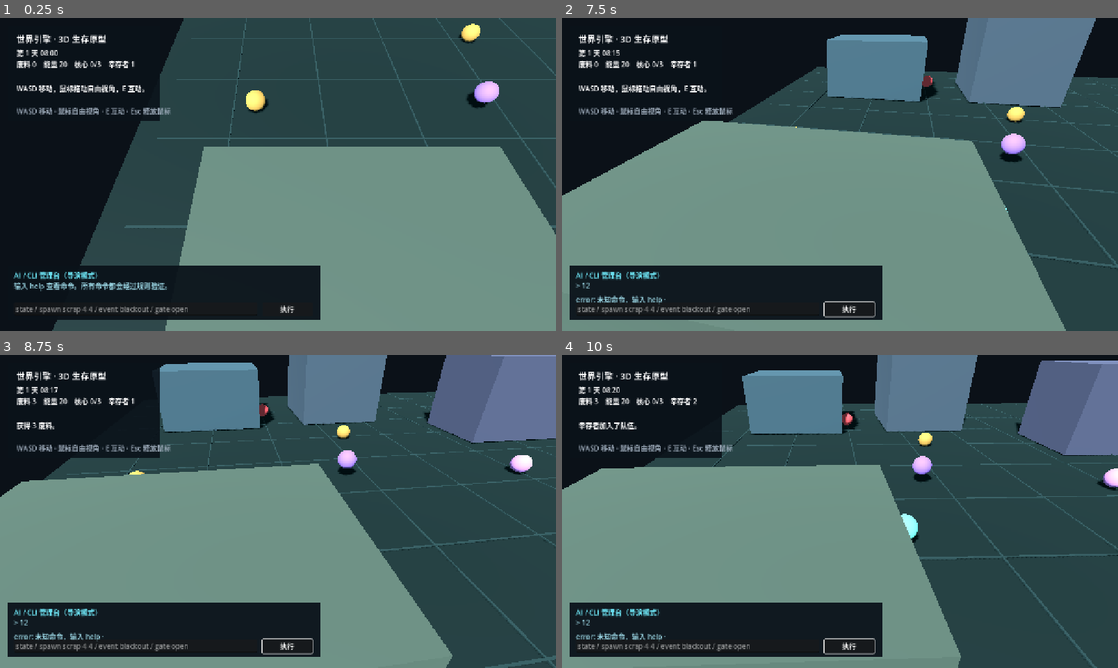
Above: before the commit, frames 1-4 (two rows, left to right).
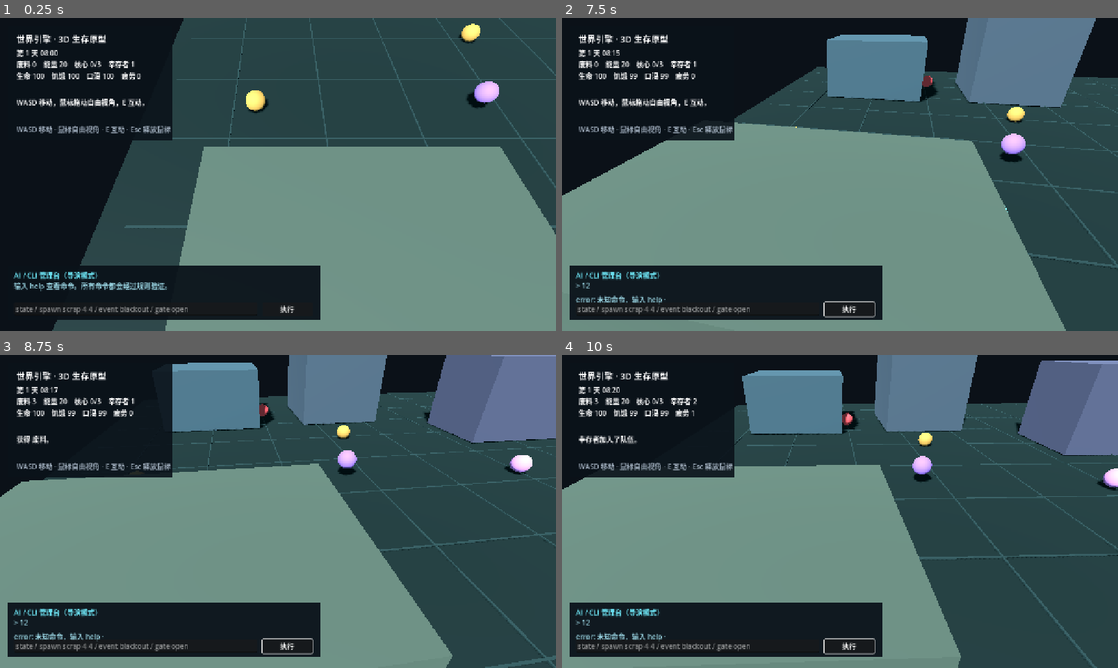
Above: after the commit, the same moments.

Repository: joinother/world-engine-survival
Game: Godot game, scene res://main.tscn
Same seed, same stepped clock (60 frames per second), same inputs: the game is played once before the commit and once after it.
Inputs (mouse positions are in pixels of both pictures, inside the frame that each line leads up to):
- Up to frame 1 (0.25 s): no input
- Up to frame 2 (7.5 s): click (695, 309) at 0.52 s; type "12" at 0.6 s; click "执行" at 1.25 s; tap Enter at 2, 3.5, 5 s; move the mouse to (867, 174) at 2.02 s; hold Up (ui_up) 2.03-7.28 s; tap E every 0.75 s from 2.1 to 7.35 s; tap Space at 2.75, 4.25, 5.75 s; move the mouse to (812, 174) at 2.77 s; move the mouse to (851, 168) at 3.52 s; move the mouse to (834, 180) at 4.27 s; move the mouse to (878, 177) at 5.02 s; move the mouse to (795, 171) at 5.77 s; move the mouse to (845, 174) at 6.52 s; move the mouse to (817, 168) at 7.27 s; hold Right (ui_right) from 7.28 s (still down)
- Up to frame 3 (8.75 s): move the mouse to (305, 511) at 8.02 s; release Right (ui_right) at 8.03 s; hold Up (ui_up) from 8.03 s (still down); tap E at 8.1 s
- Up to frame 4 (10 s): keep holding Up (ui_up); move the mouse to (812, 511) at 8.77 s; tap E at 8.85, 9.6 s; move the mouse to (851, 505) at 9.52 s

The runs differ from the first frame. In frame 1, 2.5% of the frame differs, in the area x 3-31%, y 9-40%; in frame 2, 2.2%; in frame 3, 2.8%, in the area x 3-31%, y 2-40%; in frame 4, 2.8%.

Commit message:
feat: add survival needs and CLI consumables

Diff:
--- a/scripts/main.gd
+++ b/scripts/main.gd
@@ -8,6 +8,12 @@
 var scrap := 0
 var energy := 20
 var cores := 0
+var food := 2
+var water := 3
+var hunger := 100.0
+var thirst := 100.0
+var fatigue := 0.0
+var health := 100.0
 var day := 1
 var minutes := 8 * 60.0
 var gate_open := false
@@ -17,6 +23,7 @@
 var zombies: Array[Node3D] = []
 var zombie_positions: Array[Vector3] = []
 var survivor_position := Vector3(-7.0, 0.0, 7.0)
+var survivor_node: Node3D
 var survivor_rescued := false
 var factory_position := Vector3(-5.0, 0.0, 2.0)
 var portal_position := Vector3(13.0, 0.0, -12.0)
@@ -39,11 +46,10 @@
 
 func _process(delta: float) -> void:
 	if not game_over and not game_won:
-		minutes += delta * 2.0
-		if minutes >= 1440.0:
-			minutes -= 1440.0
-			day += 1
+		_advance_clock(delta * 2.0)
+		_update_survival(delta * 2.0)
 		_update_zombies(delta)
+		_update_survivor(delta)
 		_update_energy(delta)
 	_update_ui()
 
@@ -80,7 +86,7 @@
 	_add_marker(factory_position + Vector3(0.0, 0.8, 0.0), Color("a47ce8"), "工厂")
 	_add_marker(portal_position + Vector3(0.0, 0.6, 0.0), Color("5ee7f4"), "传送门")
 	_add_marker(gate_position + Vector3(0.0, 0.45, 0.0), Color("dc9cff"), "纪念碑机关")
-	_add_marker(survivor_position + Vector3(0.0, 0.55, 0.0), Color("76f6d2"), "幸存者")
+	survivor_node = _add_marker(survivor_position + Vector3(0.0, 0.55, 0.0), Color("76f6d2"), "幸存者")
 
 	var debris_points := [Vector3(-8,0,6), Vector3(-3,0,-4), Vector3(2,0,8), Vector3(8,0,4), Vector3(15,0,-8), Vector3(-15,0,2)]
 	for point in debris_points:
@@ -103,7 +109,7 @@
 	add_child(layer)
 	var panel := ColorRect.new()
 	panel.position = Vector2(18, 18)
-	panel.size = Vector2(350, 220)
+	panel.size = Vector2(380, 262)
 	panel.color = Color(0.04, 0.07, 0.1, 0.9)
 	layer.add_child(panel)
 	var title := Label.new()
@@ -116,14 +122,15 @@
 	panel.add_child(time_label)
 	stats_label = Label.new()
 	stats_label.position = Vector2(20, 76)
+	stats_label.size = Vector2(340, 58)
 	panel.add_child(stats_label)
 	message_label = Label.new()
-	message_label.position = Vector2(20, 132)
-	message_label.size = Vector2(310, 54)
+	message_label.position = Vector2(20, 164)
+	message_label.size = Vector2(340, 54)
 	message_label.autowrap_mode = TextServer.AUTOWRAP_WORD_SMART
 	panel.add_child(message_label)
 	var help := Label.new()
-	help.position = Vector2(20, 184)
+	help.position = Vector2(20, 226)
 	help.text = "WASD 移动 · 鼠标自由视角 · E 互动 · Esc 释放鼠标"
 	help.modulate = Color("9eacbb")
 	panel.add_child(help)
@@ -213,6 +220,33 @@
 			game_over = true
 			_set_message("你被感染者包围了。按 F6 重新加载场景。")
 
+func _advance_clock(game_minutes: float) -> void:
+	minutes += game_minutes
+	while minutes >= 1440.0:
+		minutes -= 1440.0
+		day += 1
+
+func _update_survival(game_minutes: float) -> void:
+	hunger = max(0.0, hunger - game_minutes * 0.035)
+	thirst = max(0.0, thirst - game_minutes * 0.05)
+	fatigue = min(100.0, fatigue + game_minutes * 0.028)
+	if hunger <= 0.0 or thirst <= 0.0:
+		health = max(0.0, health - game_minutes * 0.02)
+	if fatigue >= 100.0:
+		health = max(0.0, health - game_minutes * 0.01)
+	if health <= 0.0:
+		game_over = true
+		_set_message("你因长期缺乏食物、水或休息而倒下了。")
+
+func _update_survivor(delta: float) -> void:
+	if not survivor_node or not survivor_rescued:
+		return
+	var target := player.global_position - Vector3(0.0, 0.0, 1.3)
+	var offset := target - survivor_node.position
+	if offset.length() > 1.2:
+		survivor_node.position += offset.normalized() * delta * 3.0
+	survivor_position = survivor_node.position
+
 func _update_energy(delta: float) -> void:
 	energy = clamp(energy + delta * 0.03, 0, 100)
 
@@ -223,8 +257,16 @@
 		if not item.taken and player.global_position.distance_to(item.position) < 1.8:
 			item.taken = true
 			scrap += int(content.item("scrap").get("pickup_amount", 3))
-			_set_message("获得 3 废料。")
+			_set_message("获得 %s。" % content.item("scrap").get("display_name", "废料"))
 			return
+	if player.global_position.distance_to(Vector3(-12.0, 0.0, 10.0)) < 3.0:
+		food += 2
+		water += 2
+		hunger = min(100.0, hunger + 40.0)
+		thirst = min(100.0, thirst + 50.0)
+		fatigue = max(0.0, fatigue - 35.0)
+		_set_message("安全屋补充了食物和水，你休息了一会儿。")
+		return
 	if player.global_position.distance_to(factory_position) < 2.2:
 		var recipe: Dictionary = content.recipe("energy_core")
 		var scrap_cost := int(recipe.get("scrap", 2))
@@ -235,7 +277,7 @@
 			cores += 1
 			_set_message("工厂制造了一个能量核心。")
 		else:
-			_set_message("工厂需要 2 废料和 5 能量。")
+			_set_message("工厂需要 %d 废料和 %d 能量。" % [scrap_cost, energy_cost])
 		return
 	if not survivor_rescued and player.global_position.distance_to(survivor_position) < 2.2:
 		survivor_rescued = true
@@ -259,19 +301,34 @@
 	var parts := cmd.split(" ", false)
 	var output := "> " + cmd
 	if parts[0] == "help":
-		output += "\nhelp | state | spawn scrap x z | time advance 分钟 | event blackout | gate open"
+		output += "\nhelp | state | needs | use food | use water | spawn scrap x z | time advance 分钟 | event blackout | gate open"
 	elif parts[0] == "state":
 		output += "\nday=%d time=%02d:%02d scrap=%d energy=%d cores=%d survivor=%s" % [day, int(minutes / 60.0), int(minutes) % 60, scrap, energy, cores, survivor_rescued]
+	elif parts[0] == "needs":
+		output += "\nhealth=%.0f hunger=%.0f thirst=%.0f fatigue=%.0f food=%d water=%d" % [health, hunger, thirst, fatigue, food, water]
+	elif parts[0] == "use" and parts.size() >= 2 and parts[1] == "food":
+		if food > 0:
+			food -= 1
+			hunger = min(100.0, hunger + 35.0)
+			output += "\nok: 已食用食物"
+		else:
+			output += "\nerror: 没有食物"
+	elif parts[0] == "use" and parts.size() >= 2 and parts[1] == "water":
+		if water > 0:
+			water -= 1
+			thirst = min(100.0, thirst + 45.0)
+			output += "\nok: 已饮用净水"
+		else:
+			output += "\nerror: 没有净水"
 	elif parts[0] == "spawn" and parts.size() >= 4 and parts[1] == "scrap":
 		var point := Vector3(float(parts[2]), 0.0, float(parts[3]))
 		debris.append({"position": point, "taken": false})
 		_add_marker(point + Vector3(0.0, 0.35, 0.0), Color("d3a552"), "废料")
 		output += "\nok: 生成废料于 %s" % point
 	elif parts[0] == "time" and parts.size() >= 3 and parts[1] == "advance":
-		minutes += max(0, float(parts[2]))
-		while minutes >= 1440.0:
-			minutes -= 1440.0
-			day += 1
+		var game_minutes: float = max(0.0, float(parts[2]))
+		_advance_clock(game_minutes)
+		_update_survival(game_minutes)
 		output += "\nok: 时间已推进"
 	elif parts[0] == "event" and parts.size() >= 2 and parts[1] == "blackout":
 		energy = max(0, energy - 12)
@@ -295,4 +352,4 @@
 	var hour := int(minutes / 60.0) % 24
 	var minute := int(minutes) % 60
 	time_label.text = "第 %d 天 %02d:%02d" % [day, hour, minute]
-	stats_label.text = "废料 %d    能量 %d    核心 %d/3    幸存者 %d" % [scrap, energy, cores, 2 if survivor_rescued else 1]
+	stats_label.text = "废料 %d    能量 %d    核心 %d/3    幸存者 %d\n生命 %.0f    饥饿 %.0f    口渴 %.0f    疲劳 %.0f" % [scrap, energy, cores, 2 if survivor_rescued else 1, health, hunger, thirst, fatigue]
--- a/scripts/player.gd
+++ b/scripts/player.gd
@@ -44,6 +44,15 @@
 
 func _physics_process(_delta: float) -> void:
 	var input_vec := Input.get_vector("ui_left", "ui_right", "ui_up", "ui_down")
+	if Input.is_physical_key_pressed(KEY_A):
+		input_vec.x -= 1.0
+	if Input.is_physical_key_pressed(KEY_D):
+		input_vec.x += 1.0
+	if Input.is_physical_key_pressed(KEY_W):
+		input_vec.y -= 1.0
+	if Input.is_physical_key_pressed(KEY_S):
+		input_vec.y += 1.0
+	input_vec = input_vec.limit_length(1.0)
 	var forward := Vector3(-sin(yaw), 0.0, -cos(yaw))
 	var right := Vector3(cos(yaw), 0.0, -sin(yaw))
 	var direction := (right * input_vec.x + forward * input_vec.y).normalized()
